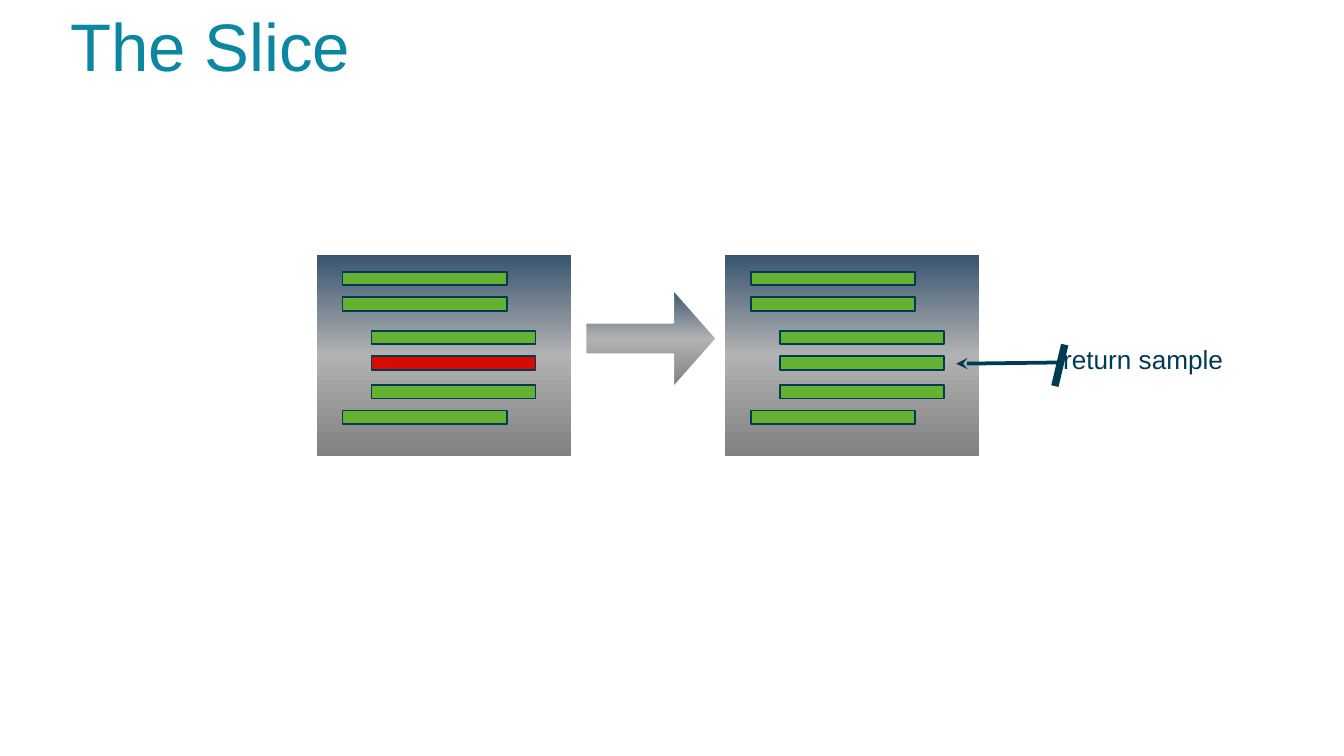
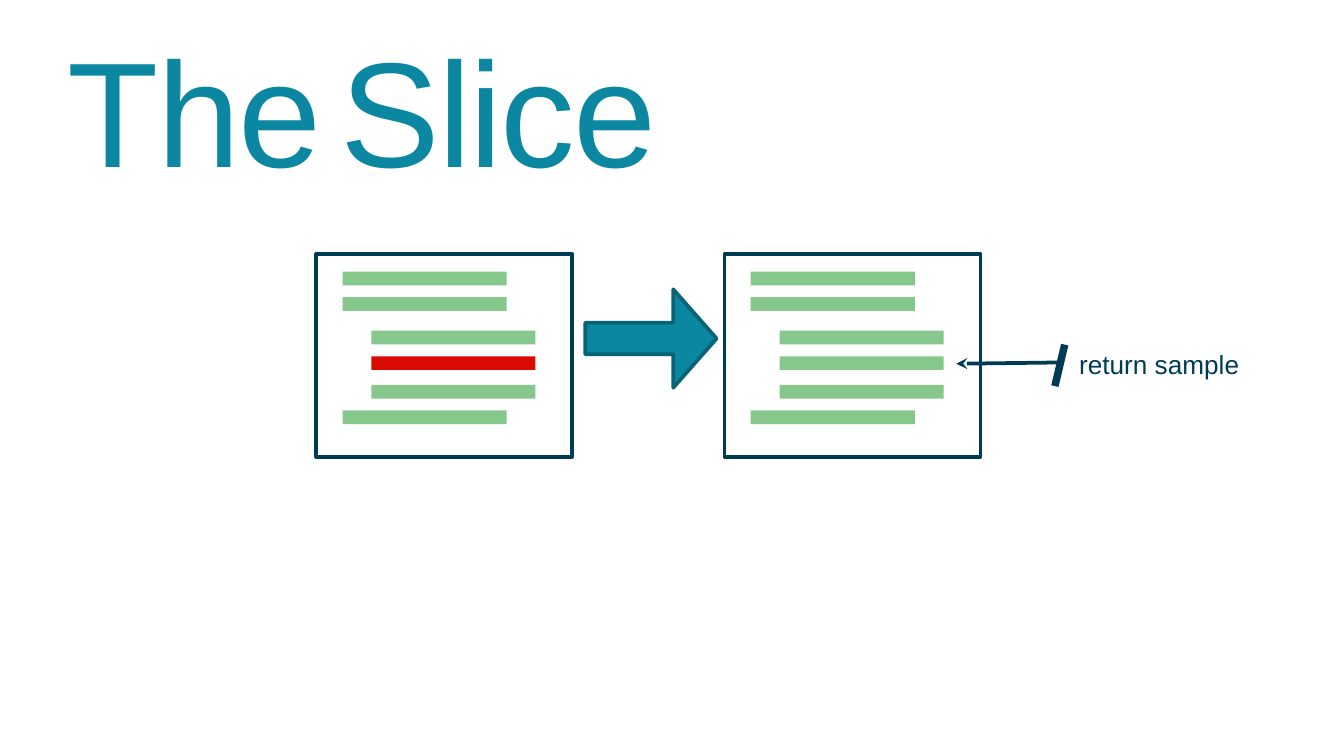
Before and after one commit to LearnWithLlew/TestingLegacyCodeCourse.slides, a slide deck: slide 19 of 05 Functional Harness Retro.pptx. Drawn at 1344x756 pixels with LibreOffice and Linux fonts; fonts in the diff are those of the drawing. Boxes give left, top, right and bottom in pixels: in the first picture for what was removed or moved away, otherwise in the second. Text is boxed around its words. In the diff, an @@ line names an element or a change of style, - is before the commit and + after.

Commit message:
Peel and Slice

```diff
--- a/05 Functional Harness Retro.pptx
+++ b/05 Functional Harness Retro.pptx
@@ title "The Slice" at (x1=68, y1=58, x2=656, y2=169): size 36 to 80 pt, letter spacing 0 to -1 pt @@
@@ rectangle at (x1=316, y1=254, x2=571, y2=457): fill gradient #808080 to #B2B2B2 to #385470 to #FFFFFF; outline #FFFFFF 1 pt to #003B55 2 pt @@
@@ rectangle at (x1=724, y1=254, x2=980, y2=457): fill gradient #808080 to #B2B2B2 to #385470 to #FFFFFF; outline #FFFFFF 1 pt to #003B55 2 pt @@
@@ right arrow at (x1=586, y1=289, x2=718, y2=387): fill gradient #808080 to #B2B2B2 to #385470 to #0B87A1; outline #FFFFFF 1 pt to #086477 2 pt @@
@@ rectangle at (x1=371, y1=356, x2=535, y2=370): outline #003B55 1 pt to none @@
@@ fill #66B132 to #86C88C; outline #003B55 1 pt to none in 11 elements at (x1=343, y1=297, x2=507, y2=310), (x1=371, y1=331, x2=535, y2=344), (x1=343, y1=271, x2=507, y2=285), (x1=343, y1=410, x2=507, y2=423), (x1=371, y1=384, x2=535, y2=398), (x1=751, y1=297, x2=915, y2=310), (x1=780, y1=331, x2=943, y2=344), (x1=751, y1=271, x2=915, y2=285), (x1=751, y1=410, x2=915, y2=423), (x1=780, y1=384, x2=943, y2=398), (x1=780, y1=356, x2=943, y2=370) @@
@@ text "return sample" moved from (x1=1063, y1=348, x2=1223, y2=375) to (x1=1079, y1=355, x2=1239, y2=380) @@
```
Also in this commit, not shown: 2 other slides changed.
